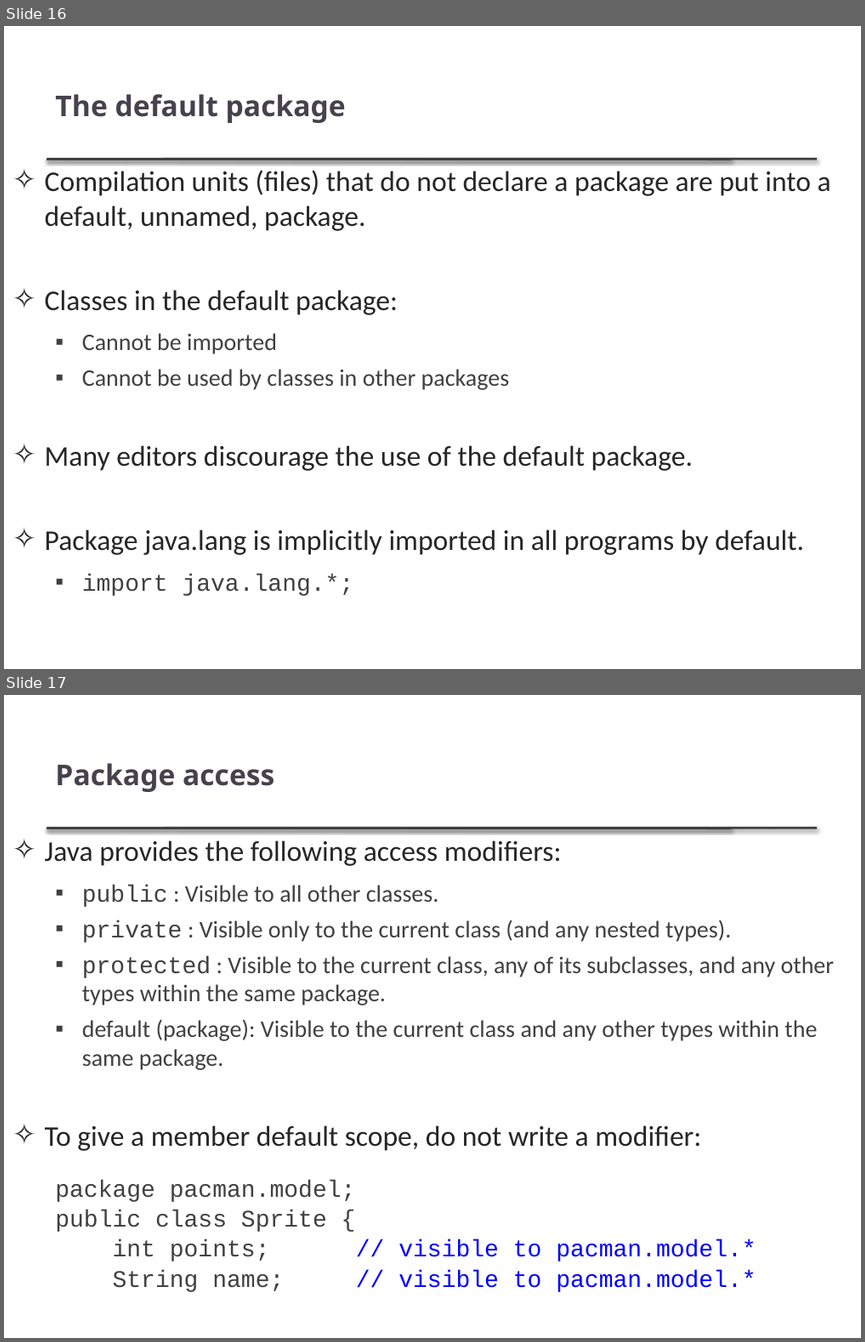
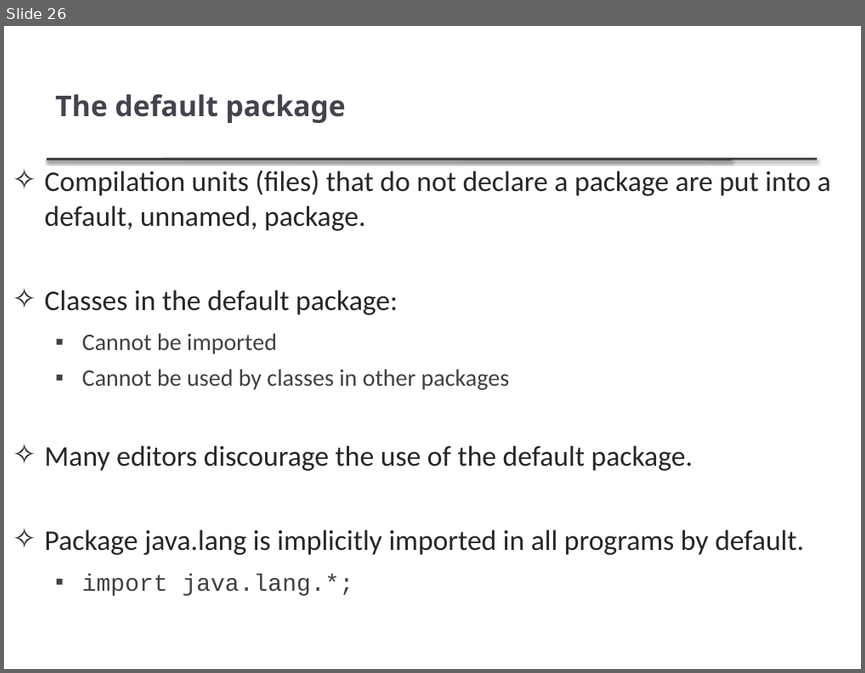
Before and after one commit to thanqminh/thanqminh.github.io, a slide deck: courses/oopjava/lecture1.pptx. Shown one above the other, each under a label of ours: slides 16 and 17 before the commit, slide 26 after it. The pictures are 865x1342 and 865x673 pixels, drawn with LibreOffice and Linux fonts; fonts in the diff are those of the drawing. Boxes give left, top, right and bottom in pixels: in the first picture for what was removed or moved away, otherwise in the second. Text is boxed around its words. In the diff, an @@ line names an element or a change of style, - is before the commit and + after.

```diff
--- a/courses/oopjava/lecture1.pptx
+++ b/courses/oopjava/lecture1.pptx
@@ slide 17 removed at (4,695,861,1338), background #FFFFFF; not listed: 2 template elements that a slide beside it also shows @@
@@ title removed at (55,763,274,792) @@
-Package access
@@ text removed at (45,840,834,1292) @@
-✧ Java provides the following access modifiers:
-  ▪ public : Visible to all other classes.
-  ▪ private : Visible only to the current class (and any nested types).
-  ▪ protected : Visible to the current class, any of its subclasses, and any other types within the same package.
-  ▪ default (package): Visible to the current class and any other types within the same package.
-✧ To give a member default scope, do not write a modifier:
-  package pacman.model;
-  public class Sprite {
-  int points; // visible to pacman.model.*
-  String name; // visible to pacman.model.*
@@ what was slide 16 is now slide 26 @@
```
Also in this commit, not shown: 6 slides changed, 11 slides added, 8 other slides removed, 20 other files.
